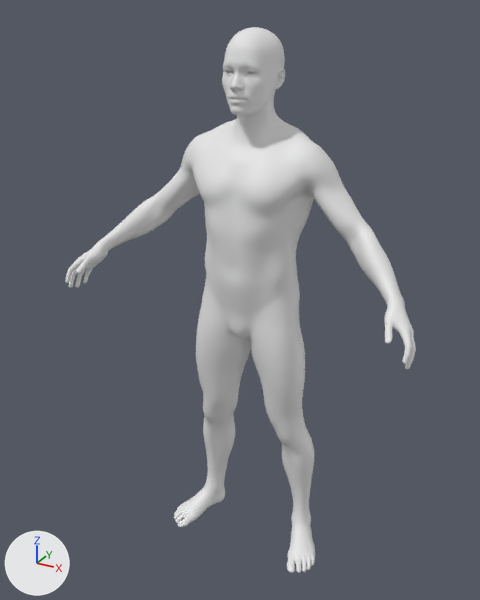
Renders of the glTF model public/alki_humgen_male_lean.glb from each side of a commit.
Rendered twice from a 50 mm lens placed at (0.931, -1.773, 1.842), pointed at (-0.026, -0.032, 0.972). The axes (+X, +Y, +Z) are drawn at lower left. The lights are the same throughout. The first picture is the older version. Vertices at exactly the same position are counted once.

The first picture shows 'HG_Body'.
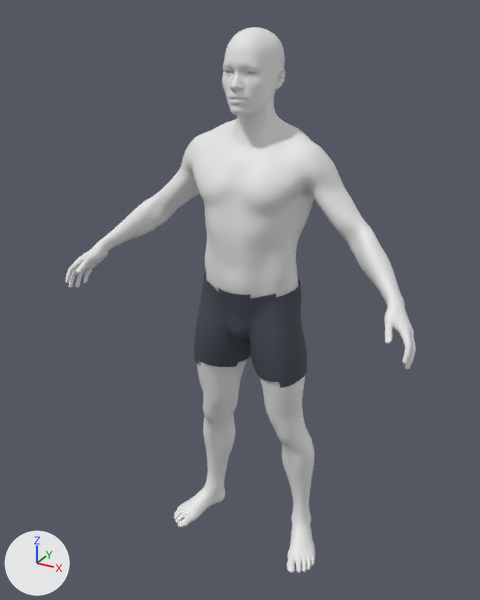
Location of each change, (x1, y1, x2, y2) in pixels of the pictures (480 x 600 px):
```json
{"part": 1, "of": "me_female_body_default", "change": "added", "after": [194, 273, 307, 388]}
```

The change, as JSON lines over the scene's bpy script:
```json
{"op": "add", "block": "mat_alki_cloth_boxers", "code": ["mat_alki_cloth_boxers = principled_material('Alki_Cloth_Boxers')", "mat_alki_cloth_boxers.base_color = (0.06, 0.07, 0.09)  # greyish blue #454b55", "mat_alki_cloth_boxers.roughness = 0.85"]}
{"op": "add", "block": "mat_alki_skin", "code": ["mat_alki_skin = principled_material('Alki_Skin')", "mat_alki_skin.base_color = (0.8, 0.8, 0.8)  # white #e7e7e7"]}
{"block": "me_female_body_default", "where": "# used by ob_hg_body; location = (0.0, 0.0, 0.0)"}
{"op": "remove", "block": "me_female_body_default", "code": "me_female_body_default.from_pydata(...)  # 25286 vertices, 50568 faces; spans x -0.59..0.59, y -0.24..0.14, z 0.01..1.79"}
{"op": "add", "block": "me_female_body_default", "code": "me_female_body_default.from_pydata(...)  # 26712 vertices, 53292 faces; spans x -0.59..0.59, y -0.24..0.14, z 0.01..1.79"}
{"block": "me_female_body_default", "change": "me_female_body_default part 1: a new loose piece of 1426 vertices spanning x -0.2..0.2, y -0.13..0.14, z 0.72..1.04, in mat_alki_cloth_boxers (greyish blue #454b55)"}
{"op": "add", "block": "me_female_body_default", "code": "me_female_body_default.materials.append(mat_alki_skin)  # white #e7e7e7"}
{"op": "add", "block": "me_female_body_default", "code": "me_female_body_default.materials.append(mat_alki_cloth_boxers)  # greyish blue #454b55"}
```
